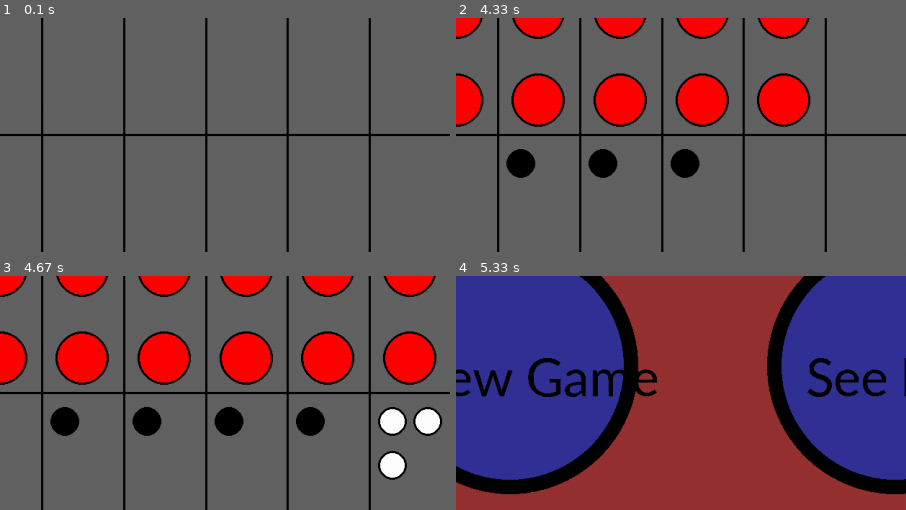
Above: before the commit, frames 1-4 (two rows, left to right).
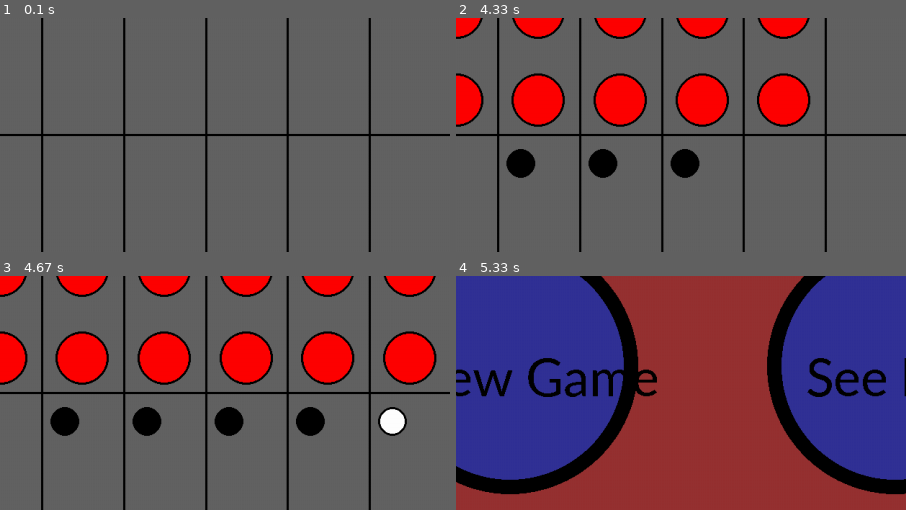
Above: after the commit, the same moments.

Repository: Arpo-Two/Pygame-Mastermind
Game: pygame game, started from Mastermind.py
Two runs of this game, one before a commit and one after it. Both use one fixed random seed, a clock stepped at 60 frames per second and the inputs below.
Inputs:
- Up to frame 1 (0.1 s): no input
- Up to frame 2 (4.33 s): tap Space at 0.33, 0.67, 2.97, 3.27, 3.63, 4.03 s; hold Down 1.57-2.03 s; hold Up 2.5-2.87 s; hold Right 2.9-3.53 s; hold Down 3.57-3.93 s; hold Left from 3.97 s (still down)
- Up to frame 3 (4.67 s): tap Space at 4.33, 4.53 s; release Left at 4.43 s; hold Right from 4.47 s (still down)
- Up to frame 4 (5.33 s): tap Space at 4.83, 5.03 s; release Right at 4.93 s; hold Up 4.97-5.27 s
The pictures show only the part of the screen within x 23-73%, y 50-100%; the shares and areas given below are measured in that part.

Frames 1-2 are identical in both runs. In frame 3, 1.2% of the frame differs, in the area x 84-99%, y 55-88%; in frame 4, nothing differs.

Commit message:
Fixed minor problem in evaluation

Diff:
--- a/Mastermind.py
+++ b/Mastermind.py
@@ -110,20 +110,25 @@
 
 
 def evaluate_position(given, right):
+
     result = []
     adjusted = []
     provisory = given.copy()
     for a in right:
         adjusted.append(sequence.index(a[0]))
-    for ball in enumerate(given):
-        if ball[1] in adjusted:
-            if provisory[ball[0]] == adjusted[ball[0]]:
-                result.append(1)
-                provisory[ball[0]] = 8
-                adjusted[ball[0]] = 9
-    for ball in enumerate(given):
-        if ball[1] in adjusted:
+
+    for ball in range(len(provisory)):
+        if provisory[ball] == adjusted[ball]:
+            result.append(1)
+            provisory[ball] = 8
+            adjusted[ball] = 9
+
+    for ball in range(len(provisory)):
+        if provisory[ball] in adjusted:
             result.append(0)
+            adjusted[adjusted.index(provisory[ball])] = 9
+            provisory[ball] = 8
+
     return result
 
 
